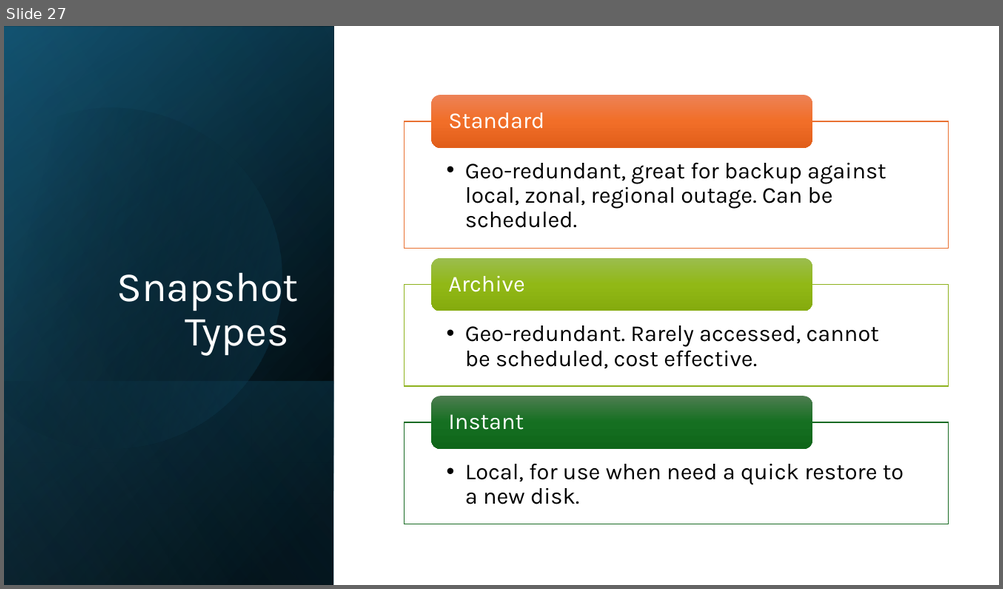
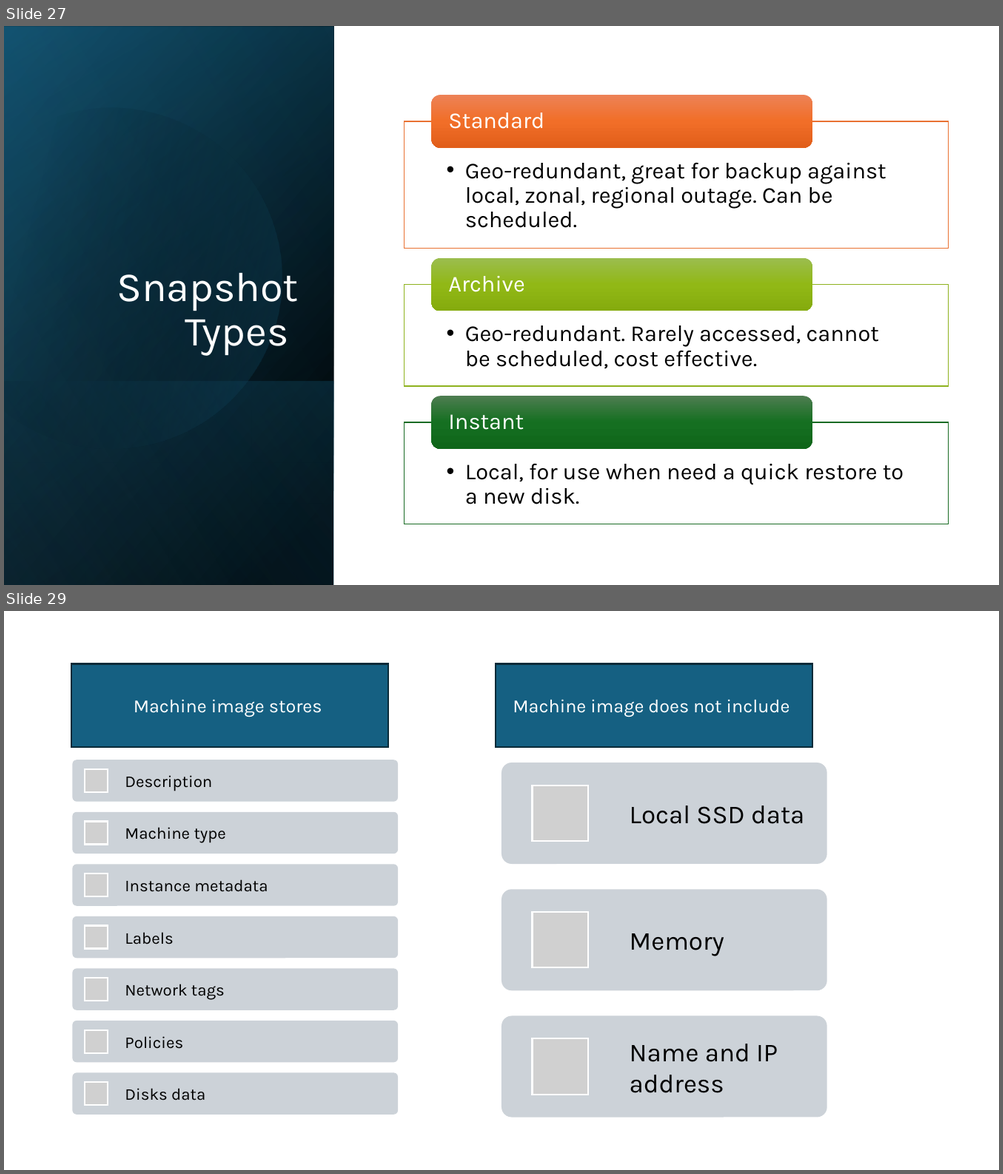
Before and after one commit to lkdrall/GCP-Professional, a slide deck: Module-2 Project, Compute.pptx. Shown one above the other, each under a label of ours: slide 27 before the commit, slides 27 and 29 after it; the slides between them are not shown. The pictures are 1003x589 and 1003x1174 pixels, drawn with LibreOffice and Linux fonts; fonts in the diff are those of the drawing; grey boxes stand for pictures. Boxes give left, top, right and bottom in pixels: in the first picture for what was removed or moved away, otherwise in the second. Text is boxed around its words. In the diff, an @@ line names an element or a change of style, - is before the commit and + after.

```diff
--- a/Module-2 Project, Compute.pptx
+++ b/Module-2 Project, Compute.pptx
@@ slide 29 added at <box>4,611,999,1170</box>, background #FFFFFF @@
@@ rectangle added at <box>72,664,389,748</box>, fill #156082, outline #092A39 1.5 pt, 18 pt, text #FFFFFF @@
+Machine image stores
@@ rectangle added at <box>495,664,812,748</box>, fill #156082, outline #092A39 1.5 pt, 18 pt, text #FFFFFF @@
+Machine image does not include
@@ group added at <box>502,763,827,1118</box>: 3 rounded rectangles, 3 pictures, 3 texts @@
+Local SSD data
+Memory
+Name and IP address
@@ group added at <box>73,760,398,1116</box>: 7 rounded rectangles, 7 pictures, 7 texts @@
+Description
+Machine type
+Instance metadata
+Labels
+Network tags
+Policies
+Disks data
```
Also in this commit, not shown: 8 other slides added.
